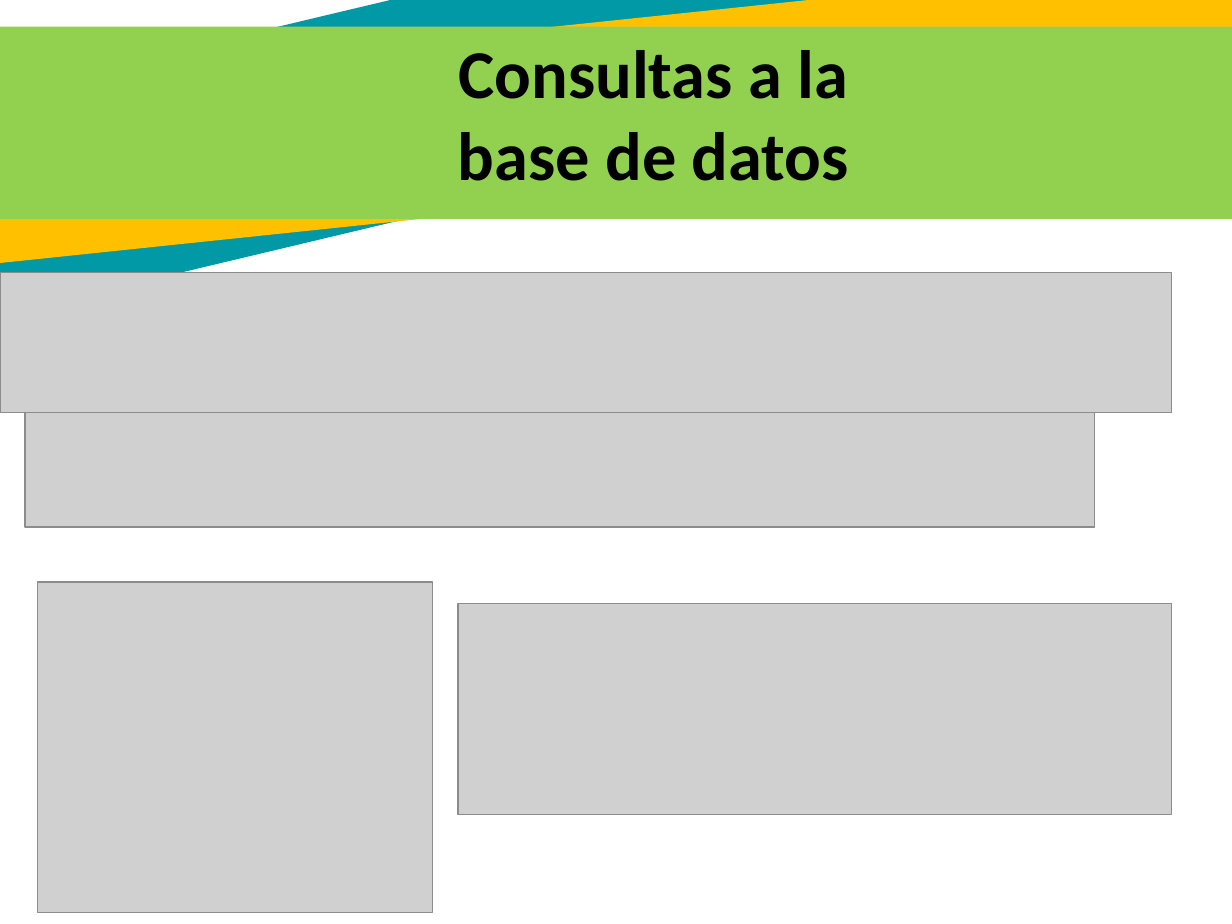
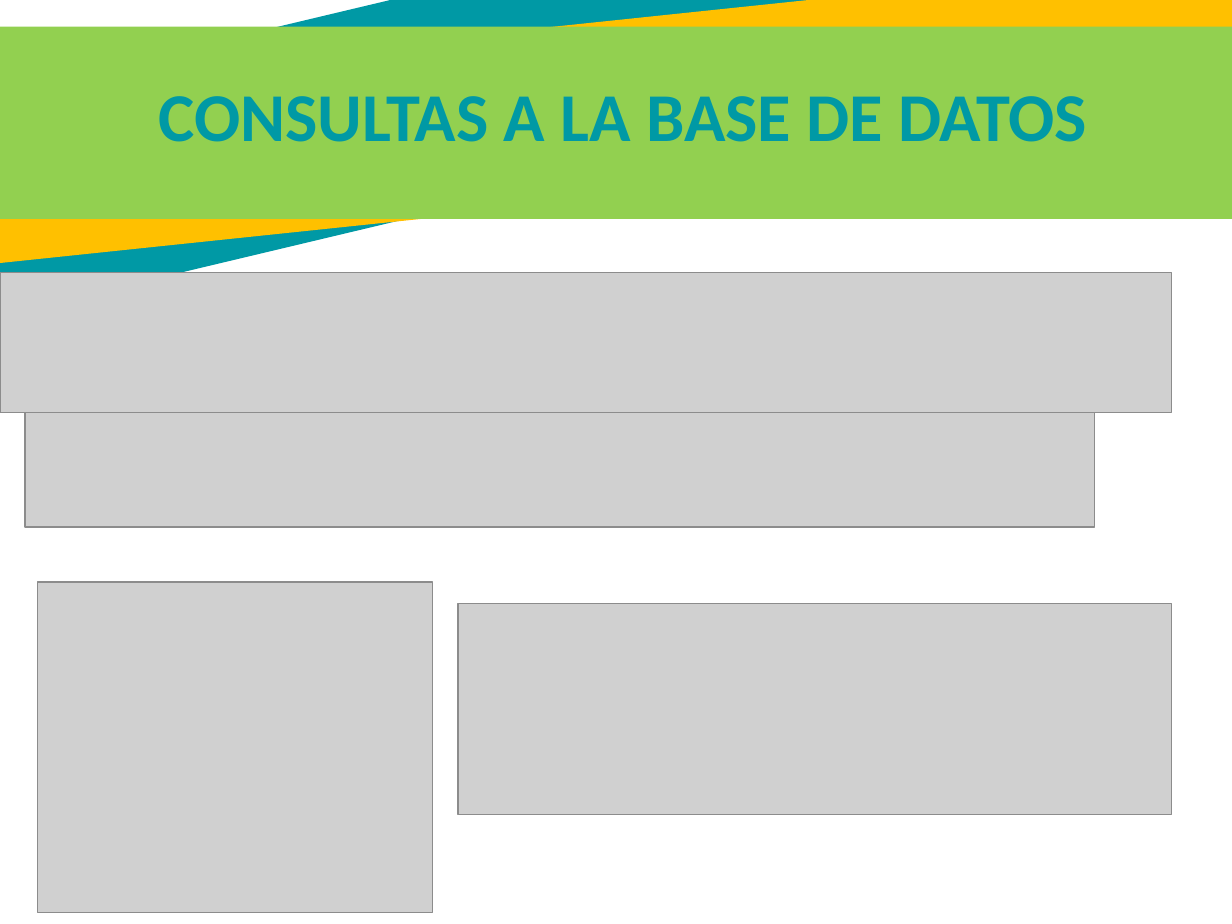
Before and after one commit to juannicolasvargas/SANF-solutions-helps, a slide deck: slide 52 of Sexto Trimestre/PresentacionV6 terminar- 1012.pptx (slide 46 before the commit). Drawn at 1232x924 pixels with LibreOffice and Linux fonts; fonts in the diff are those of the drawing; grey boxes stand for pictures. Boxes give left, top, right and bottom in pixels: in the first picture for what was removed or moved away, otherwise in the second. Text is boxed around its words. In the diff, an @@ line names an element or a change of style, - is before the commit and + after.

```diff
--- a/Sexto Trimestre/PresentacionV6 terminar- 1012.pptx
+++ b/Sexto Trimestre/PresentacionV6 terminar- 1012.pptx
@@ text at (158, 96, 1086, 142): text changed; text colour #000000 to #0099A5 @@
-Consultas a la base de datos
+CONSULTAS A LA BASE DE DATOS
```
Also in this commit, not shown: 22 other slides changed, 37 slides added, 13 slides removed.
